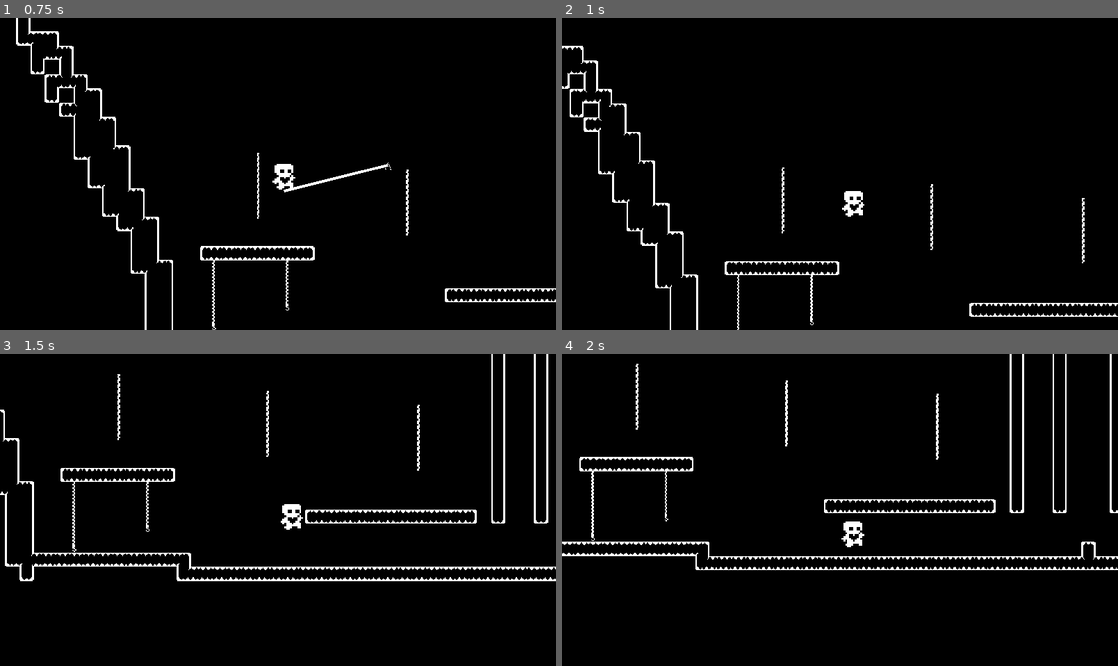
Above: before the commit, frames 1-4 (two rows, left to right).
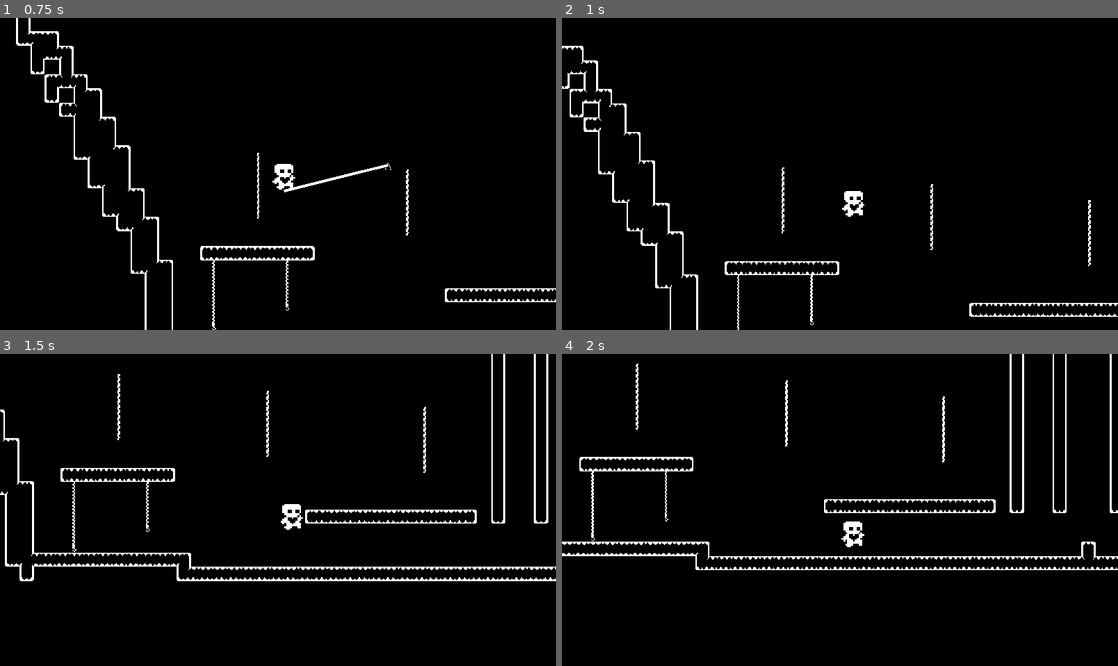
Above: after the commit, the same moments.

Repository: zemda/Trials
Game: Godot game, scene res://levels/TestMainMap.tscn
Two runs of this game, one before a commit and one after it. Both use one fixed random seed, a clock stepped at 60 frames per second and the inputs below.
Inputs (mouse positions are in pixels of both pictures, inside the frame that each line leads up to):
- Up to frame 1 (0.75 s): move the mouse to (400, 158) at 0.52 s; hold Right (move_right) from 0.53 s (still down); hold W (move_up) from 0.53 s (still down); tap E (rope) at 0.6 s; click (400, 158) at 0.67 s
- Up to frame 2 (1 s): keep holding Right (move_right); keep holding W (move_up)
- Up to frame 3 (1.5 s): keep holding Right (move_right); move the mouse to (166, 525) at 1.27 s; release W (move_up) at 1.28 s; tap W (move_up) at 1.35 s
- Up to frame 4 (2 s): keep holding Right (move_right); tap W (move_up) at 1.52, 1.82 s; tap E (rope) at 1.55 s

Frame 1 is identical in both runs. In frame 2, 0.2% of the frame differs, in the area x 93-96%, y 57-80%; in frame 3, 0.2%; in frame 4, 0.2%, in the area x 67-69%, y 12-35%.

Commit message:
adjust player attach to closest segment of the rope

Diff:
--- a/src/levels/TestMainMap.tscn
+++ b/src/levels/TestMainMap.tscn
@@ -41,7 +41,7 @@
 segment_scene = ExtResource("8_a411k")
 
 [node name="Rope3" parent="." instance=ExtResource("7_q24tn")]
-position = Vector2(-879, -358)
+position = Vector2(-872, -355)
 segment_count = 12
 segment_scene = ExtResource("8_a411k")
 
--- a/src/scenes/world/rope/Rope.gd
+++ b/src/scenes/world/rope/Rope.gd
@@ -11,6 +11,7 @@
 var linked := false
 var player_detected_segments_cnt := 0
 var segments = []
+var attached_segment_index := -1
 
 var rest_check_delay = 7
 var rest_check_timer = null
@@ -42,7 +43,6 @@
 				rest_check_timer = null
 
 
-
 func generate_segments():
 	for segment in segments:
 		segment.queue_free()
@@ -70,39 +70,41 @@
 
 
 func link_player_to_rope():
-	player.is_attached_to_rope = true
-	linked = true
+	attached_segment_index = find_closest_valid_segment()
 
-
-func set_segments_damping(linear_damp, angular_damp):
-	for segment in $Segments.get_children():
-		segment.linear_damp = linear_damp
-		segment.angular_damp = angular_damp
+	if attached_segment_index != -1:
+		player.is_attached_to_rope = true
+		linked = true
 
 
 func unlink_player_from_rope():
 	linked = false
 	player.is_attached_to_rope = false
 
-	var last_segment = $Segments.get_child($Segments.get_child_count() - 1)
-	var boost = Vector2(last_segment.linear_velocity.x * 1.7, -250)
+	var attached_segment = $Segments.get_child(attached_segment_index)
+	var boost = Vector2(attached_segment.linear_velocity.x * 1.7, -250)
+	attached_segment_index = -1
+
 	player.velocity = Vector2.ZERO
 	player.velocity += boost
 
 
-func adjust_still_rope():
-	rest_check_timer = Timer.new()
-	rest_check_timer.wait_time = rest_check_delay
-	rest_check_timer.one_shot = true
-	rest_check_timer.connect("timeout", Callable(self, "_on_rest_check_timer_timeout"))
-	add_child(rest_check_timer)
-	rest_check_timer.start()
+func find_closest_valid_segment() -> int:
+	if $Segments.get_child_count() <= 1:
+		return -1
 
+	var closest_distance = INF
+	var closest_index = -1
 
-func _on_rest_check_timer_timeout():
-	set_segments_damping(50, 50)
-	rest_check_timer.queue_free()
-	rest_check_timer = null
+	for segment_index in range(2, $Segments.get_child_count()):
+		var segment = $Segments.get_child(segment_index)
+		var distance = segment.global_position.distance_to(player.global_position)
+
+		if distance < closest_distance:
+			closest_distance = distance
+			closest_index = segment_index
+
+	return closest_index
 
 
 func enforce_rope_constraints(delta: float):
@@ -136,14 +138,37 @@
 
 
 func handle_rope_swing_input(delta: float):
-	var last_segment = $Segments.get_child($Segments.get_child_count() - 1)
-	player.global_position = last_segment.global_position + Vector2(0,20)
+	if attached_segment_index == -1:
+		return
+	var attached_segment = $Segments.get_child(attached_segment_index)
+	player.global_position = attached_segment.global_position + Vector2(0,15)
 
 	var input_axis = Input.get_axis("move_left", "move_right")
 	if input_axis != 0:
 		var swing_force = Vector2(input_axis * 180000, 0)
-		last_segment.apply_force(swing_force, Vector2.ZERO)
-	last_segment.apply_torque_impulse(input_axis * 1500)
+		attached_segment.apply_force(swing_force, Vector2.ZERO)
+	attached_segment.apply_torque_impulse(input_axis * 1500)
+
+
+func adjust_still_rope():
+	rest_check_timer = Timer.new()
+	rest_check_timer.wait_time = rest_check_delay
+	rest_check_timer.one_shot = true
+	rest_check_timer.connect("timeout", Callable(self, "_on_rest_check_timer_timeout"))
+	add_child(rest_check_timer)
+	rest_check_timer.start()
+
+
+func set_segments_damping(linear_damp, angular_damp):
+	for segment in $Segments.get_children():
+		segment.linear_damp = linear_damp
+		segment.angular_damp = angular_damp
+
+
+func _on_rest_check_timer_timeout():
+	set_segments_damping(50, 50)
+	rest_check_timer.queue_free()
+	rest_check_timer = null
 
 
 func _on_segment_player_entered(player_body: Node):
--- a/src/states/state_swinging.gd
+++ b/src/states/state_swinging.gd
@@ -11,7 +11,6 @@
 func update(delta):
 	host.on_floor_override = false
 	host.apply_gravity(delta)
-	handle_jump()
 	host.update_animations(0)
 	host.move_and_slide()
 	host.update_wall_state()
@@ -25,12 +24,3 @@
 			return states.JUMP
 	else:
 		return states.NONE
-
-
-func handle_jump():
-	if host.is_on_floor_override():
-		if Input.is_action_pressed("move_up"):
-			host.velocity.y = -140
-	else:
-		if Input.is_action_just_released("move_up") and host.velocity.y < -140 / 2:
-			host.velocity.y = -140 / 2.0
